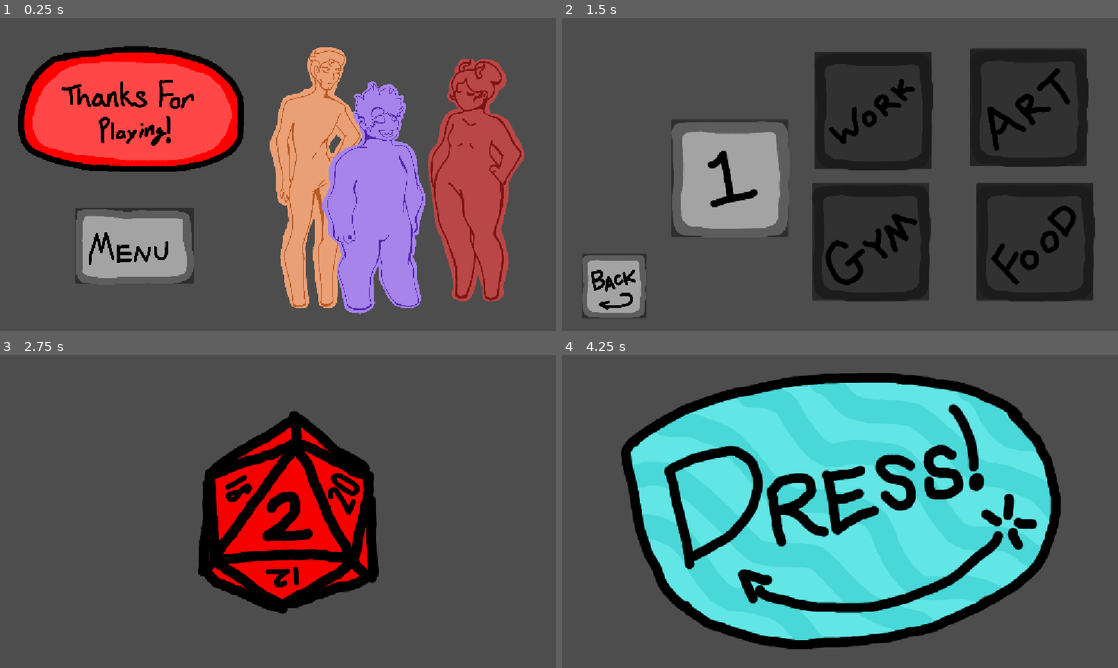
Above: before the commit, frames 1-4 (two rows, left to right).
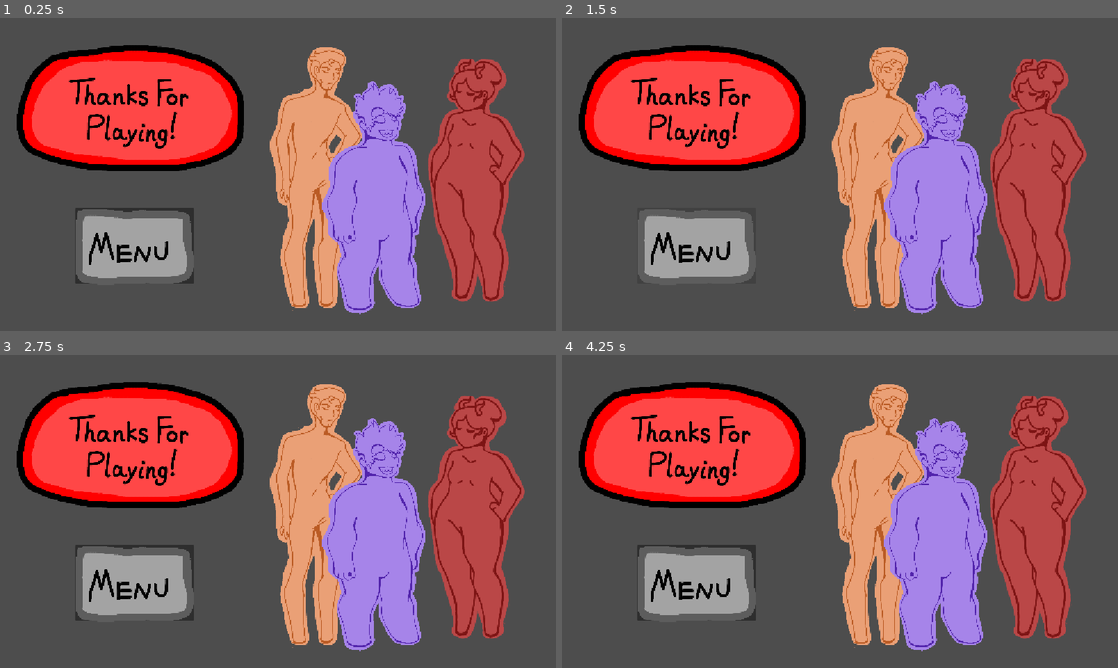
Above: after the commit, the same moments.

Repository: Sharpy796/acm-gamejam-2026
Game: Godot game, scene res://scenes/endscreen.tscn
Same seed, same stepped clock (60 frames per second), same inputs: the game is played once before the commit and once after it. This scene is started directly instead of the project's main scene.
Inputs (mouse positions are in pixels of both pictures, inside the frame that each line leads up to; where the layout moved, square brackets give the same spot in the first picture):
- Up to frame 1 (0.25 s): no input
- Up to frame 2 (1.5 s): click (695, 246) at 0.5 s; click (695, 246) [917, 243] at 1.25 s
- Up to frame 3 (2.75 s): click (166, 514) at 2.02 s
- Up to frame 4 (4.25 s): click (695, 583) at 2.77 s; tap Enter at 3.5 s; move the mouse to (962, 495) at 3.52 s; click (962, 495) at 3.67 s; tap Space at 3.77 s

The runs differ from the first frame. In frame 1, 2.3% of the frame differs, in the area x 3-44%, y 8-50%; in frame 2, 61%; in frame 3, 50%; in frame 4, 65%, in the area x 3-95%, y 5-95%.

Commit message:
feat: spruced up Thanks For Playing at the end

Diff:
--- a/scenes/endscreen.tscn
+++ b/scenes/endscreen.tscn
@@ -3,10 +3,24 @@
 [ext_resource type="Texture2D" uid="uid://brwgch8caxe8n" path="res://assets/plainCharacterSprites/DragonRamona.png" id="1_7s65u"]
 [ext_resource type="Texture2D" uid="uid://dxj5y4ecq4kq7" path="res://assets/plainCharacterSprites/SkeletonScott.png" id="2_jev7x"]
 [ext_resource type="Texture2D" uid="uid://dieej7h2jk546" path="res://assets/plainCharacterSprites/MimicMatthew.png" id="3_rrh12"]
-[ext_resource type="Texture2D" uid="uid://dbee274pnfedr" path="res://assets/title/thanks.png" id="4_x84le"]
 [ext_resource type="PackedScene" uid="uid://btf84qwd8dxms" path="res://scenes/buttons/menu/menumenu.tscn" id="5_jev7x"]
-[ext_resource type="Script" uid="uid://c4nabl72ad7to" path="res://scenes/buttons/back_to_menu.gd" id="5_x84le"]
+[ext_resource type="Texture2D" uid="uid://b1lsv1qmr76rq" path="res://assets/title/thanks1.png" id="6_0tqbr"]
 [ext_resource type="Script" uid="uid://citsyt7r5c4gd" path="res://scenes/buttons/menu/menumenu.gd" id="6_rrh12"]
+[ext_resource type="Texture2D" uid="uid://8xpm73q6mqsc" path="res://assets/title/thanks2.png" id="7_2c75u"]
+
+[sub_resource type="SpriteFrames" id="SpriteFrames_lfxu0"]
+animations = [{
+"frames": [{
+"duration": 1.0,
+"texture": ExtResource("6_0tqbr")
+}, {
+"duration": 1.0,
+"texture": ExtResource("7_2c75u")
+}],
+"loop": 1,
+"name": &"default",
+"speed": 5.0
+}]
 
 [node name="Node2D" type="Node2D" unique_id=1214104283]
 
@@ -26,11 +40,11 @@
 scale = Vector2(0.22831444, 0.22831446)
 texture = ExtResource("3_rrh12")
 
-[node name="Thanks" type="Sprite2D" parent="." unique_id=1311826274]
-position = Vector2(271, 189)
-scale = Vector2(0.3581267, 0.35812673)
-texture = ExtResource("4_x84le")
-script = ExtResource("5_x84le")
+[node name="Thanks" type="AnimatedSprite2D" parent="." unique_id=91990144]
+position = Vector2(270, 187)
+scale = Vector2(0.35967302, 0.35967302)
+sprite_frames = SubResource("SpriteFrames_lfxu0")
+autoplay = "default"
 
 [node name="StartButton" parent="." unique_id=232167011 instance=ExtResource("5_jev7x")]
 offset_left = 156.0
@@ -38,5 +52,3 @@
 offset_right = 402.0
 offset_bottom = 551.0
 script = ExtResource("6_rrh12")
-
-[connection signal="pressed" from="StartButton" to="Thanks" method="_on_start_button_pressed"]
Binary file added: assets/title/thanks1.png
Not shown, added: assets/title/thanks1.png.import
Binary file added: assets/title/thanks2.png
Not shown, added: assets/title/thanks2.png.import
